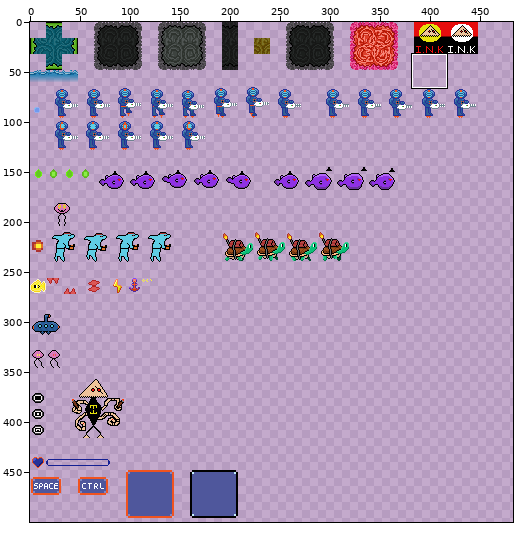
A sprite sheet gets an edit: Game1/Content/SpriteSheet.png. Above, an overview of the earlier version with the close-up marked.
Close-up. Old version:
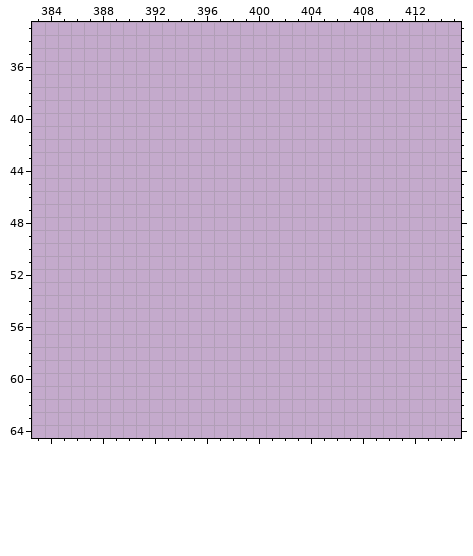
The file is 512x512 pixels. Pixels under 10% opacity are left out. Colours within 5 levels of each other are drawn and written as one. Shown: x 383..415, y 33..64. The wide view leaves out empty margins. The commit also changed other parts of the picture, which this record leaves out.
After the commit:
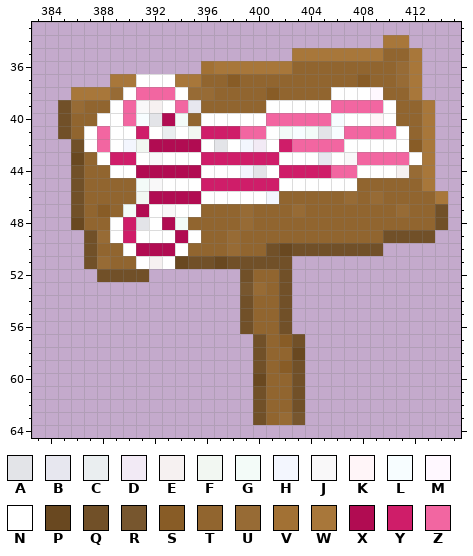
Palette (. is transparent): A #e3e4e8  B #e7e7ef  C #eaeef0  D #f2eaf5  E #f6f1f1  F #f2f7f2  G #f3fbf8  H #f3f6fe  J #f9f8f9  K #fff5f8  L #f7fdff  M #fff8ff  N #ffffff  P #694820  Q #715028  R #77562e  S #885c26  T #91652f  U #976b35  V #a27134  W #a8773a  X #b10c52  Y #cf1d69  Z #f266a1
Diff:
@@ x 383..415 @@
 33 .................................
-34 .................................
-35 .................................
-36 .................................
-37 .................................
-38 .................................
-39 .................................
-40 .................................
-41 .................................
-42 .................................
-43 .................................
-44 .................................
-45 .................................
-46 .................................
-47 .................................
-48 .................................
-49 .................................
-50 .................................
-51 .................................
-52 .................................
-53 .................................
-54 .................................
-55 .................................
-56 .................................
-57 .................................
-58 .................................
-59 .................................
-60 .................................
-61 .................................
-62 .................................
-63 .................................
+34 ...........................WW....
+35 ....................WWWWWWWTTW...
+36 .............VWWWWWWTTTTTTTTUW...
+37 ......WWNNNWWTTSTTTTTTTTTSTTUW...
+38 ...WWWUNZZZNUUTTTTSTTTTNNNMTTW...
+39 ..QUTTNZJENZBTTTTTNNNNNZZZZNTTW..
+40 ..QTTNNZLAXGTNNNNNZZZZZLNNKNTTW..
+41 ..QTNZNNYNCNFYYYZZNGLGALZZZZNTW..
+42 ...QNZNHFXXXXNANHDNYZZZZNNNNNSW..
+43 ...PTNYYNJNNNYYYYYYNNNBNJZZZZNW..
+44 ...QTTNNXXXXXNNNHANYYYYZZNNNEUW..
+45 ...QTTTTGJNNNYYYYYYNNNNNNTTTTTW..
+46 ...QTTTTFXXXXNNNNNHTTTTTUTUTTTTW.
+47 ...QTSTGXNJNNTTTUTTTUTTTTTTTUTTQ.
+48 ...PTTNYANXGTTTTUTTTTTTTTTTTTTTQ.
+49 ....QUNYNNNXNTTUTTTTTTTTTTTQQQQ..
+50 ....QTTNXXXNTTTUTTQPQQQQQQQ......
+51 ....QUTTNENPQQPQQQQQ.............
+52 .....QQQQ.......QTTQ.............
+53 ................RUTQ.............
+54 ................QTTQ.............
+55 ................QTTQ.............
+56 ................QTTQ.............
+57 .................QTSQ............
+58 .................QTTP............
+59 .................QTSQ............
+60 .................PTTQ............
+61 .................QTTQ............
+62 .................QTTQ............
+63 .................QTUR............
 64 .................................
Pixel boxes of the changes (left, top, right, bottom) in both close-ups:
added: (58, 35, 448, 425)
